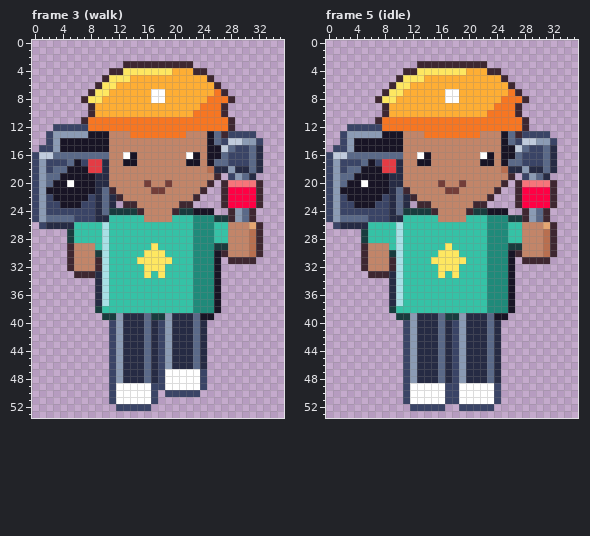
Two versions of one pixel-art file, art/hood-city/promo-team@75.aseprite. That is the earlier state.
36x54 pixels, 6 frames. Shown: frame 3 (walk), frame 5 (idle). The commit also changed other frames, which this record leaves out.
The same view after the edit:
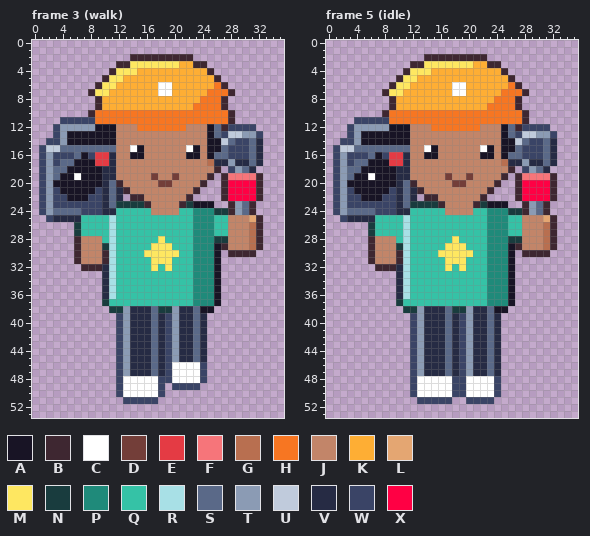
Palette (. is transparent): A #181425  B #3e2731  C #ffffff  D #733e39  E #e43b44  F #f6757a  G #b86f50  H #f77622  J #c28569  K #feae34  L #e4a672  M #fee761  N #193c3e  P #1f8a7a  Q #35c2a6  R #a8e0e6  S #5a6988  T #8b9bb4  U #c0cbdc  V #262b44  W #3a4466  X #ff0044
Changes in this commit:
Changed rows in their new state; - is an unchanged pixel.
Frame 3 (walk):
first column x 0:
 2 --------------BBBBBBBBB----------
 3 ------------B-MMMMMMMKKBB--------
 4 ------------M--KKKKK---KKB-------
 5 -------------K-----------KB------
 6 ------------------CC------HB-----
 7 -----------------K-C-----H-HB----
 8 -------..B-------KK-----H--B.----
 9 --------.B-------------H---------
10 ---------HHHHHHHHHHHHHH----HB----
11 ----WWWWW------------------------
12 ----TTTTTAAAJJJ-------JJJASBWWWW-
13 --.W-AAA---A--JJJJJJJJ-----WUUTTW
14 ---WT------A--------------AUSWWSV
15 --UUSSSSSSSS--CA------CA---SW----
16 .WTWWW-AWEEV-J-A------A---S------
17 .WT-S--AA-EV-JJ-------JJ-GVVTVV--
18 .WT-----AA-V-------------JB.WTSV.
19 .WT---C--A-V-----D--D----B.BFFFFB
20 .WT--A---A-SB---J-D-----B.--XXXX-
21 .WTW-----WVSVB---JJ----B.--------
22 .WTWW----WVSV.BB------B.---------
23 .WT-WWW--WVSNNNNB-----NAAA-.BTSB.
24 .WTSSSS--WVVQQQQQ---JQQPPPNN-----
25 ..WVVVVQQQQR----QQQQ------QQJJJLB
26 -.....N---QR-------------------G-
27 -----.N---QR---------------------
28 -----.BJJJQR------M-------NN-----
29 -----.B--JNR------MM------AB-----
30 -----.B--JBR-------MM------.BBBB.
31 -----.B--JBR---QQ-----------....-
32 -----..BB-VR----Q-QM-------------
33 ------....VR----Q-Q--------------
34 ---------.VR---------------------
35 ---------.VR---------------------
36 ---------.VR---------------------
37 ---------.N----------------------
38 ---------..NNTVVVSNNTVVSAA.------
39 ----------..WT--VSVWT---V.-------
40 -----------.WT--VSVWT------------
41 -----------.WT--VSVWT------------
42 -----------.WT--VSVWT------------
43 -----------.WT--VSVWT------------
44 -----------.WT--VSVWT------------
45 -----------.WT--VSVWT------------
46 -----------.WT--VSVWCCCCW--------
47 -----------.WT--VSVW-------------
48 -----------.WCCCCC-W-------------
49 -----------.W----C-.WWWW.--------
50 -----------.W----CW.....---------
51 -----------..WWWW----------------
52 ------------.....----------------
Frame 5 (idle):
first column x 0:
 2 --------------BBBBBBBBB----------
 3 ------------B-MMMMMMMKKBB--------
 4 ------------M--KKKKK---KKB-------
 5 -------------K-----------KB------
 6 ------------------CC------HB-----
 7 -----------------K-C-----H-HB----
 8 -------..B-------KK-----H--B.----
 9 --------.B-------------H---------
10 ---------HHHHHHHHHHHHHH----HB----
11 ----WWWWW------------------------
12 ----TTTTTAAAJJJ-------JJJASBWWWW-
13 --.W-AAA---A--JJJJJJJJ-----WUUTTW
14 ---WT------A--------------AUSWWSV
15 --UUSSSSSSSS--CA------CA---SW----
16 .WTWWW-AWEEV-J-A------A---S------
17 .WT-S--AA-EV-JJ-------JJ-GVVTVV--
18 .WT-----AA-V-------------JB.WTSV.
19 .WT---C--A-V-----D--D----B.BFFFFB
20 .WT--A---A-SB---J-D-----B.--XXXX-
21 .WTW-----WVSVB---JJ----B.--------
22 .WTWW----WVSV.BB------B.---------
23 .WT-WWW--WVSNNNNB-----NAAA-.BTSB.
24 .WTSSSS--WVVQQQQQ---JQQPPPNN-----
25 ..WVVVVQQQQR----QQQQ------QQJJJLB
26 -.....N---QR-------------------G-
27 -----.N---QR---------------------
28 -----.BJJJQR------M-------NN-----
29 -----.B--JNR------MM------AB-----
30 -----.B--JBR-------MM------.BBBB.
31 -----.B--JBR---QQ-----------....-
32 -----..BB-VR----Q-QM-------------
33 ------....VR----Q-Q--------------
34 ---------.VR---------------------
35 ---------.VR---------------------
36 ---------.VR---------------------
37 ---------.N----------------------
38 ---------..NNTVVVSNNTVVSAA.------
39 ----------..WT--VSVWT---V.-------
40 -----------.WT--VSVWT------------
41 -----------.WT--VSVWT------------
42 -----------.WT--VSVWT------------
43 -----------.WT--VSVWT------------
44 -----------.WT--VSVWT------------
45 -----------.WT--VSVWT------------
46 -----------.WT--VSVWT------------
47 -----------.WT--VSVWT------------
48 -----------.WCCCCC-WCCCCW--------
49 -----------.W----C-W-------------
50 -----------.W----C-W-------------
51 -----------..WWWW-..WWWW.--------
52 ------------.....--.....---------
Boxes around the changes in both pictures, in picture pixels (x1, y1, x2, y2):
changed: (32, 54, 263, 411)
changed: (326, 54, 557, 411)
